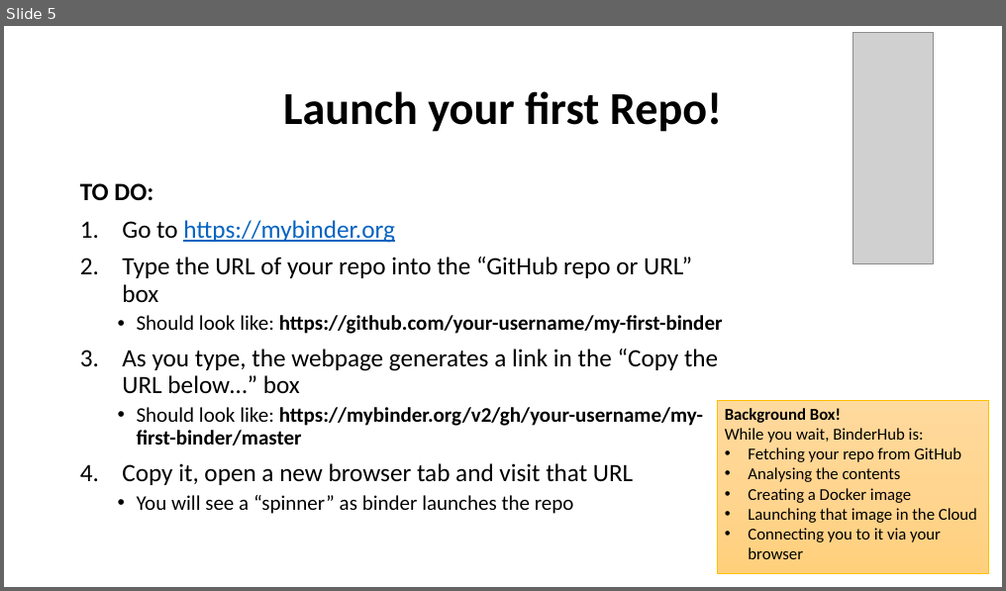
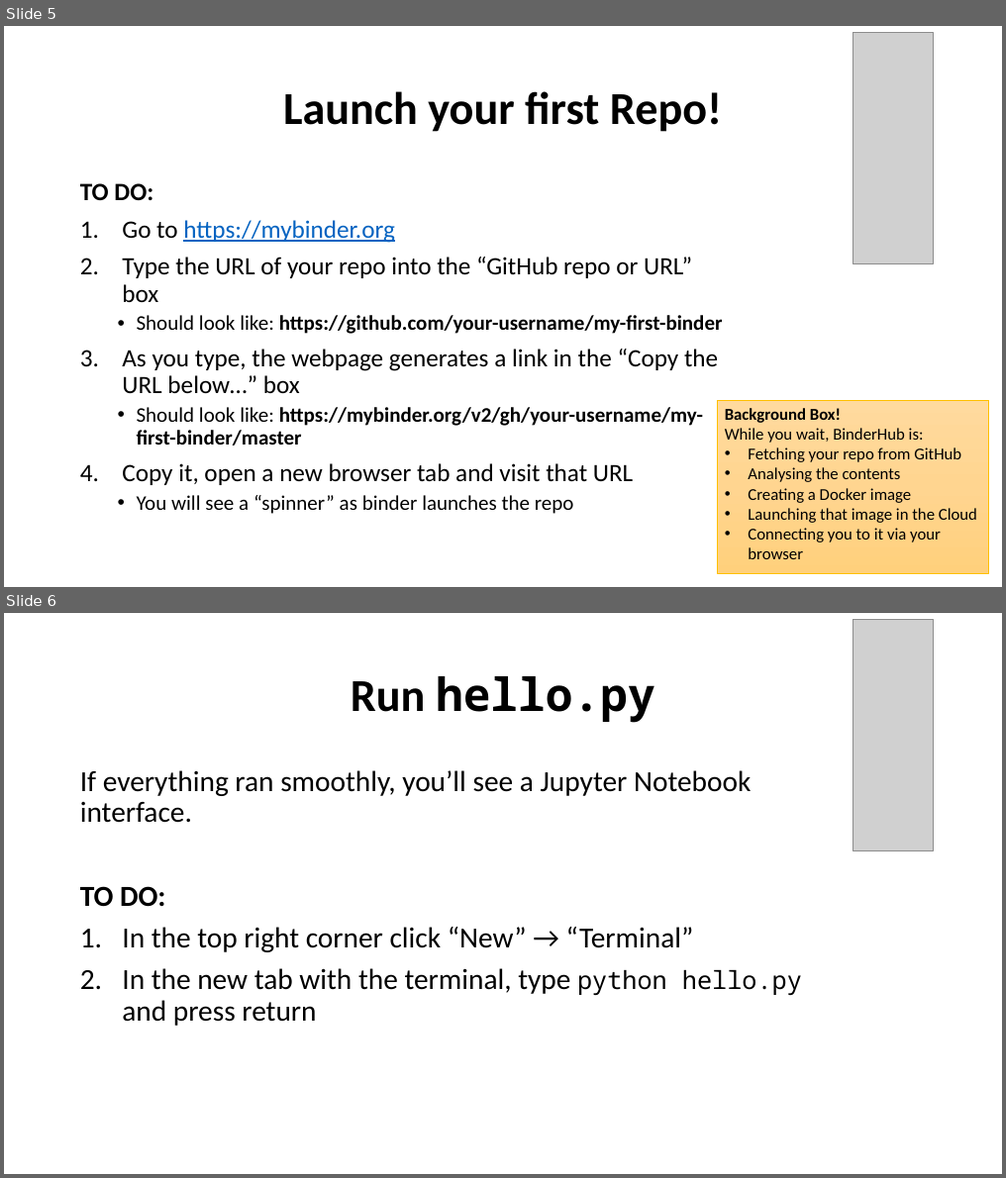
Before and after one commit to the-turing-way/the-turing-way, a slide deck: workshops/boost-research-reproducibility-binder/workshop-presentations/zero_to_binder.pptx. Shown one above the other, each under a label of ours: slide 5 before the commit, slides 5 and 6 after it. The pictures are 1006x591 and 1006x1178 pixels, drawn with LibreOffice and Linux fonts; fonts in the diff are those of the drawing; grey boxes stand for pictures. Boxes give left, top, right and bottom in pixels: in the first picture for what was removed or moved away, otherwise in the second. Text is boxed around its words. In the diff, an @@ line names an element or a change of style, - is before the commit and + after.

Commit message:
Update Zero-to-Binder ppt pres
Add code-along slides to pin dependencies, play with notebooks,
share the binder link and launch JupyterLab

```diff
--- a/workshops/boost-research-reproducibility-binder/workshop-presentations/zero_to_binder.pptx
+++ b/workshops/boost-research-reproducibility-binder/workshop-presentations/zero_to_binder.pptx
@@ slide 6 added at (4,613,1002,1174), background #FFFFFF @@
@@ picture added at (853,619,934,851) @@
@@ title added at (350,676,655,723), 44 pt, text #000000, bold @@
+Run hello.py
@@ text added at (80,770,802,1026), 28 pt, text #000000 @@
+If everything ran smoothly, you’ll see a Jupyter Notebook interface.
+TO DO:
+1. In the top right corner click “New” → “Terminal”
+2. In the new tab with the terminal, type python hello.py and press return
```
Also in this commit, not shown: 1 slide changed, 4 other slides added.
